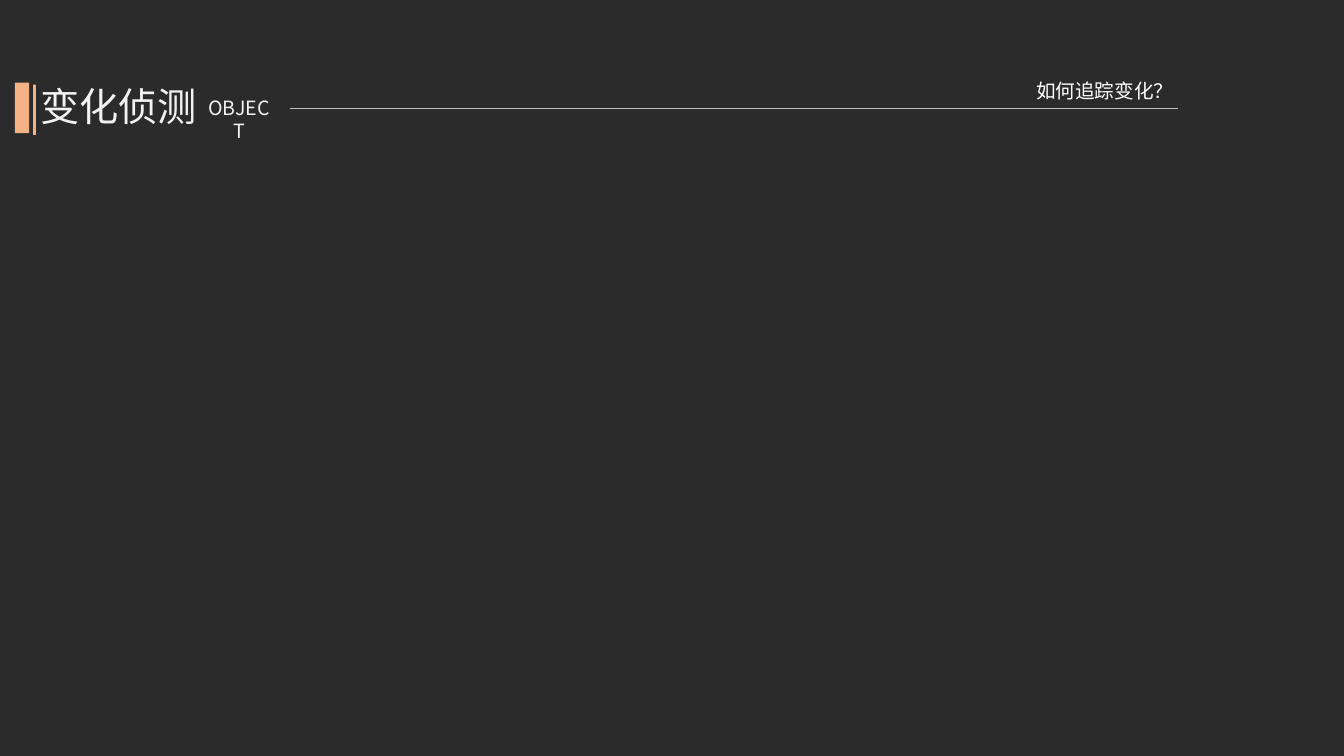
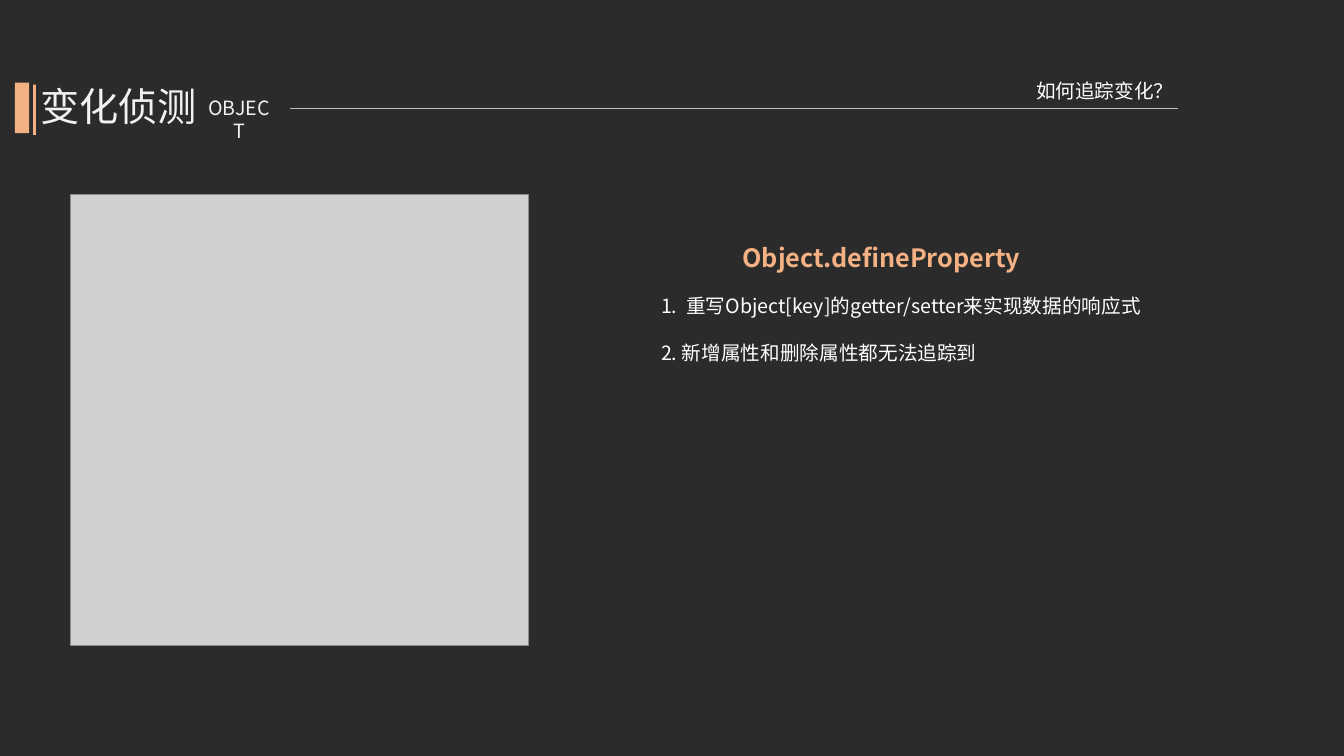
Before and after one commit to kcikkick/mvvm-demo, a slide deck: slide 16 of ppt/mvvm-demo.pptx (slide 17 before the commit). Drawn at 1344x756 pixels with LibreOffice and Linux fonts; fonts in the diff are those of the drawing; grey boxes stand for pictures; background and template pictures are left out; a plain dark background stands for a picture behind light text. Boxes give left, top, right and bottom in pixels: in the first picture for what was removed or moved away, otherwise in the second. Text is boxed around its words. In the diff, an @@ line names an element or a change of style, - is before the commit and + after.

```diff
--- a/ppt/mvvm-demo.pptx
+++ b/ppt/mvvm-demo.pptx
@@ picture added at (x1=71, y1=195, x2=529, y2=645) @@
@@ text added at (x1=742, y1=246, x2=1020, y2=273), 18 pt, text #F4B183, bold @@
+Object.defineProperty
@@ text added at (x1=661, y1=296, x2=1140, y2=362), 14 pt, text #FFFFFF @@
+1. 重写Object[key]的getter/setter来实现数据的响应式
+2. 新增属性和删除属性都无法追踪到
```
Also in this commit, not shown: 17 other slides changed, 5 slides added, 1 slide removed, 2 other files.
